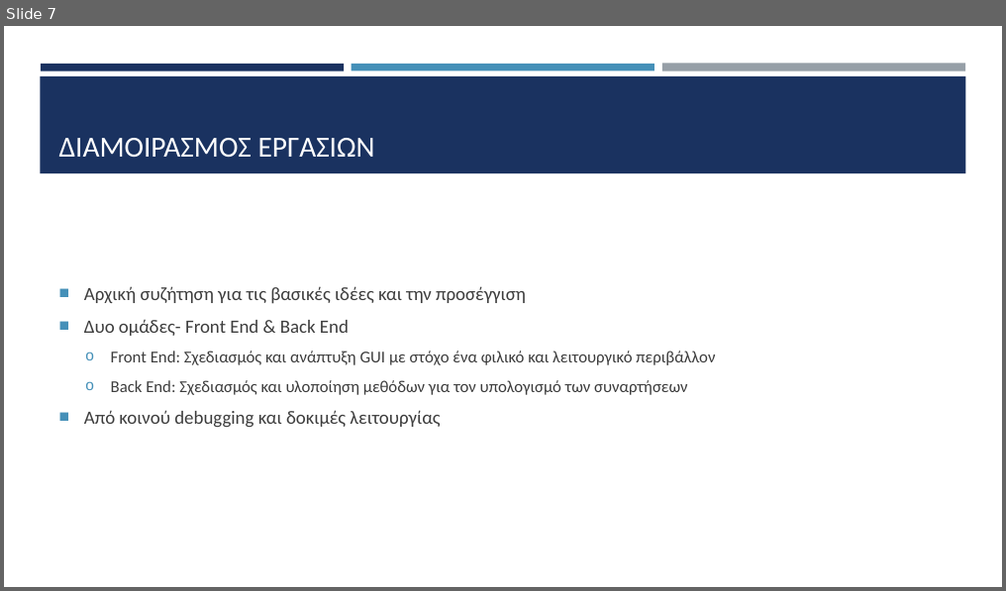
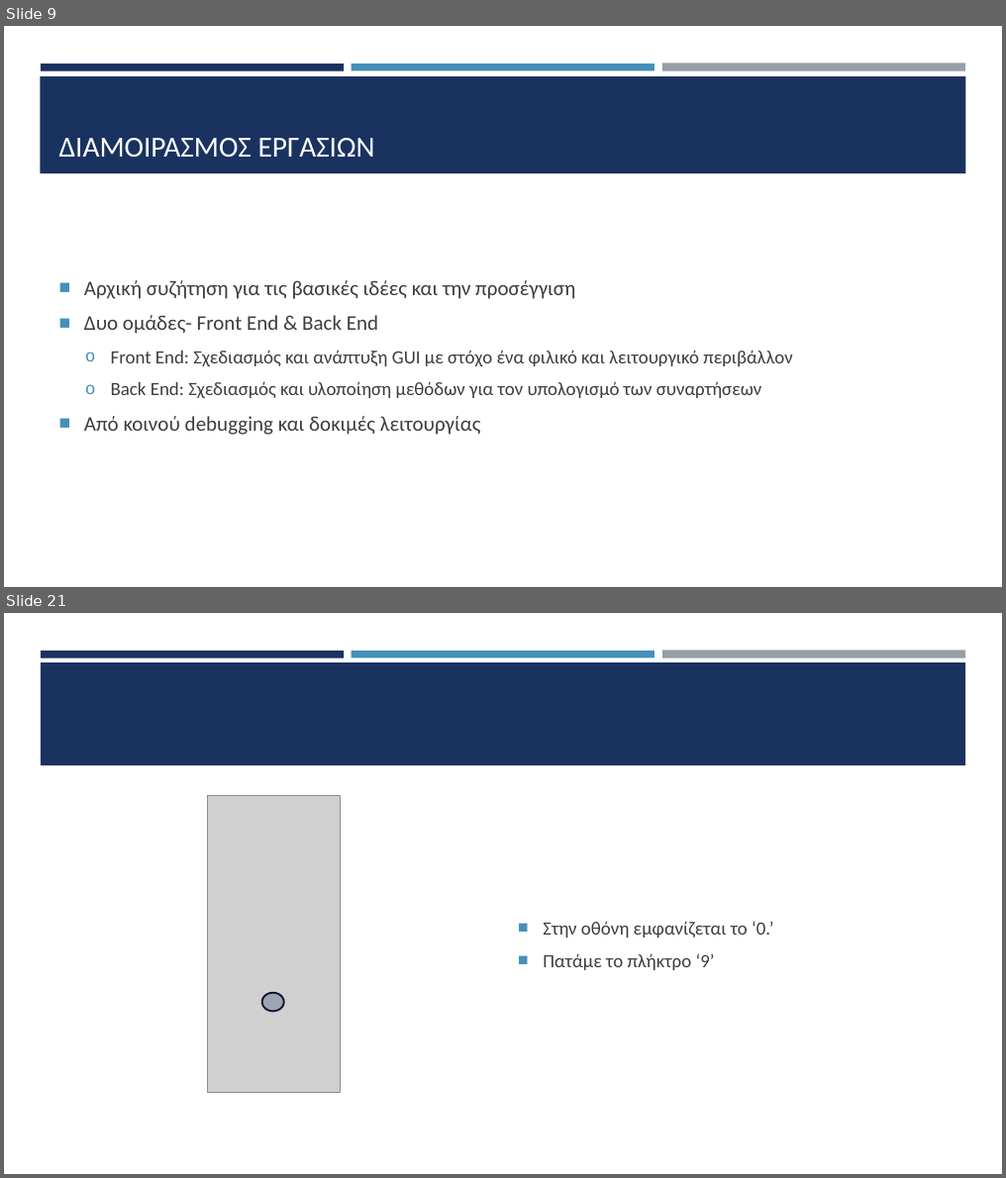
Before and after one commit to HLE47-GROUP03/Scientific_Calculator, a slide deck: sci_calc_main/documentation/Παρουσίαση.pptx. Shown one above the other, each under a label of ours: slide 7 before the commit, slides 9 and 21 after it; the slides between them are not shown. The pictures are 1006x591 and 1006x1178 pixels, drawn with LibreOffice and Linux fonts; fonts in the diff are those of the drawing; grey boxes stand for pictures. Boxes give left, top, right and bottom in pixels: in the first picture for what was removed or moved away, otherwise in the second. Text is boxed around its words. In the diff, an @@ line names an element or a change of style, - is before the commit and + after.

```diff
--- a/sci_calc_main/documentation/Παρουσίαση.pptx
+++ b/sci_calc_main/documentation/Παρουσίαση.pptx
@@ slide 21 added at [4,613,1002,1174], background #FFFFFF; not listed: 3 template elements that a slide beside it also shows @@
@@ rectangle added at [41,663,966,765], fill #1A3260 @@
@@ picture added at [207,796,341,1093] @@
@@ text added at [543,921,773,970], 18 pt, text #3D3D3D @@
+■ Στην οθόνη εμφανίζεται το ‘0.’
+■ Πατάμε το πλήκτρο ‘9’
@@ ellipse added at [262,993,284,1012], fill #1A3260 at 27% opacity, outline #0B162A 1.75 pt @@
@@ what was slide 7 is now slide 9 @@
@@ slide 9 changed as well @@
@@ text "Αρχική συζήτηση για τις βασικές ..." at [84,280,792,435]: size 18 to 20 pt in "Αρχική συζήτηση για τις βασικές ιδέες και ...", "Δυο ομάδες- Front End & Back End", "Από κοινού debugging και δοκιμές λειτουργίας"; size 16 to 18 pt in "Front End: Σχεδιασμός και ανάπτυξη GUI με ...", "Back End: Σχεδιασμός και υλοποίηση μεθόδων για ..." @@
```
Also in this commit, not shown: 3 other slides changed, 17 other slides added, 1 slide removed, 1 other file.
